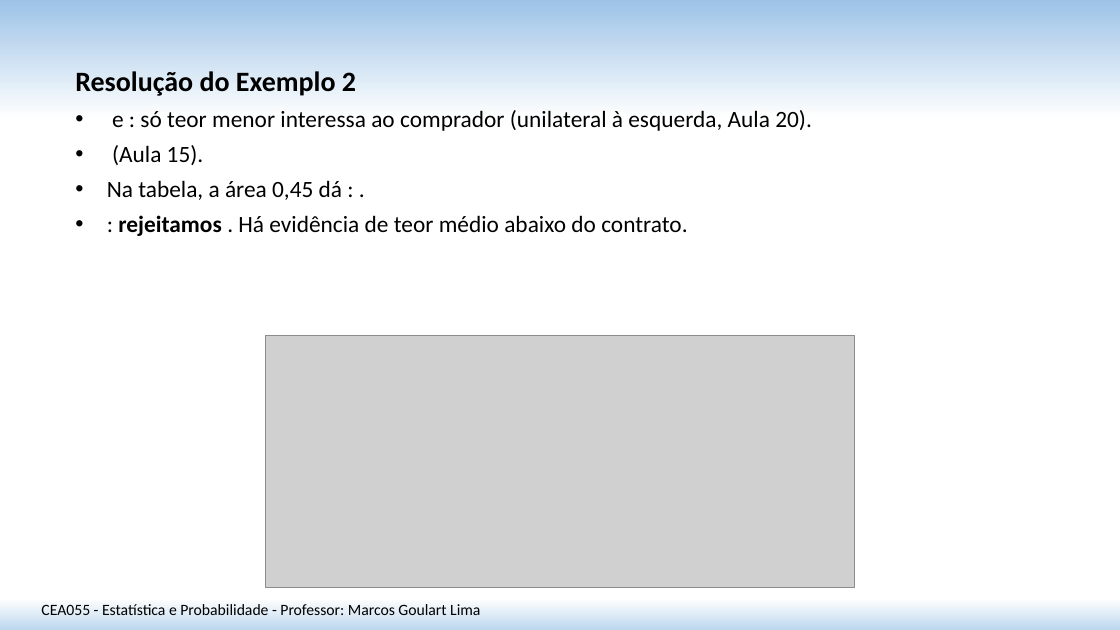
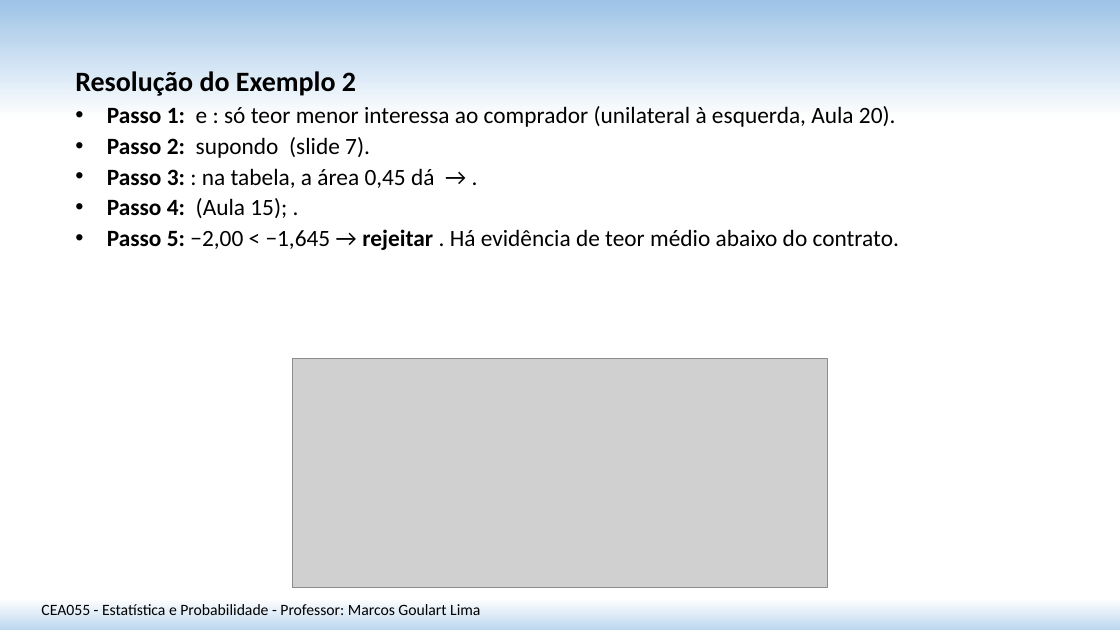
Before and after one commit to matmarcos/minhas-aulas, a slide deck: slide 10 of content/2026-2/cea055-estatistica-probabilidade/21-teste-hipotese-media-var-conhecida/Aula_21_Teste_Hipotese_Media_Var_Conhecida_SITE.pptx. Drawn at 1120x630 pixels with LibreOffice and Linux fonts; fonts in the diff are those of the drawing; grey boxes stand for pictures. Boxes give left, top, right and bottom in pixels: in the first picture for what was removed or moved away, otherwise in the second. Text is boxed around its words. In the diff, an @@ line names an element or a change of style, - is before the commit and + after.

```diff
--- a/content/2026-2/cea055-estatistica-probabilidade/21-teste-hipotese-media-var-conhecida/Aula_21_Teste_Hipotese_Media_Var_Conhecida_SITE.pptx
+++ b/content/2026-2/cea055-estatistica-probabilidade/21-teste-hipotese-media-var-conhecida/Aula_21_Teste_Hipotese_Media_Var_Conhecida_SITE.pptx
@@ text at [107,106,899,250]: text changed @@
-• e : só teor menor interessa ao comprador (unilateral à esquerda, Aula 20).
-• (Aula 15).
-• Na tabela, a área 0,45 dá : .
-• : rejeitamos . Há evidência de teor médio abaixo do contrato.
+• Passo 1: e : só teor menor interessa ao comprador (unilateral à esquerda, Aula 20).
+• Passo 2: supondo (slide 7).
+• Passo 3: : na tabela, a área 0,45 dá → .
+• Passo 4: (Aula 15); .
+• Passo 5: −2,00 < −1,645 → rejeitar . Há evidência de teor médio abaixo do contrato.
@@ picture: place and size @@
-picture at [266,335,854,588]
+picture at [292,359,828,588]
```
Also in this commit, not shown: 10 other slides changed, 2 slides added, 1 other file.
